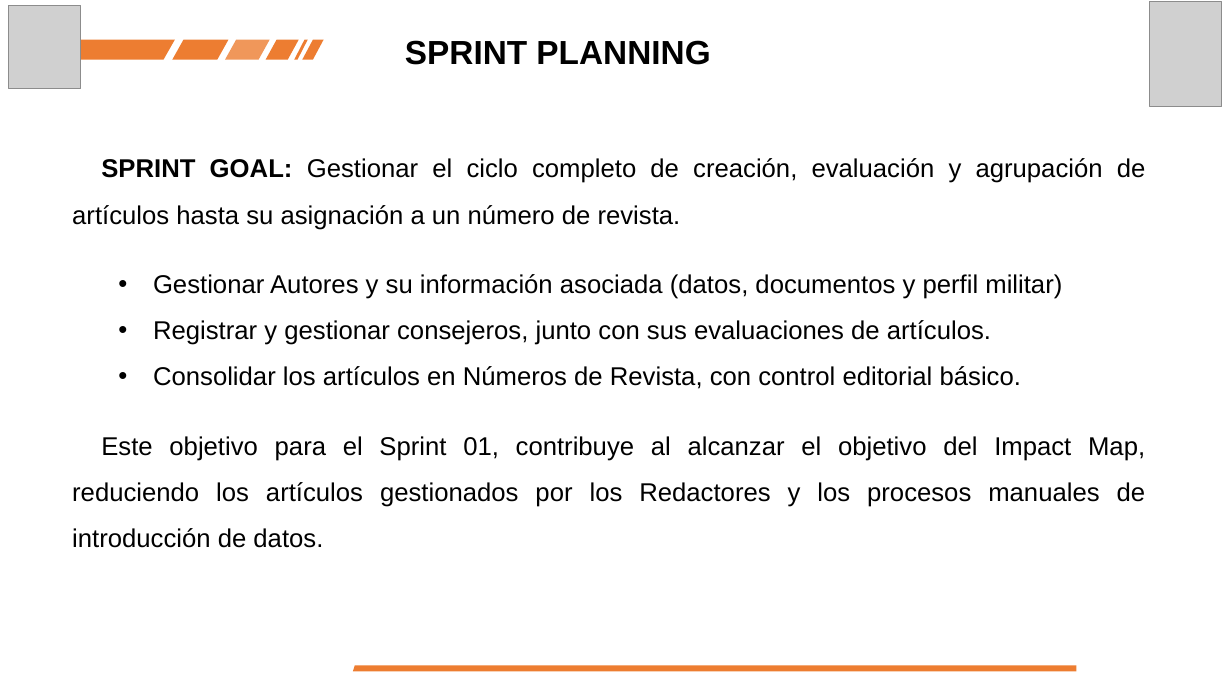
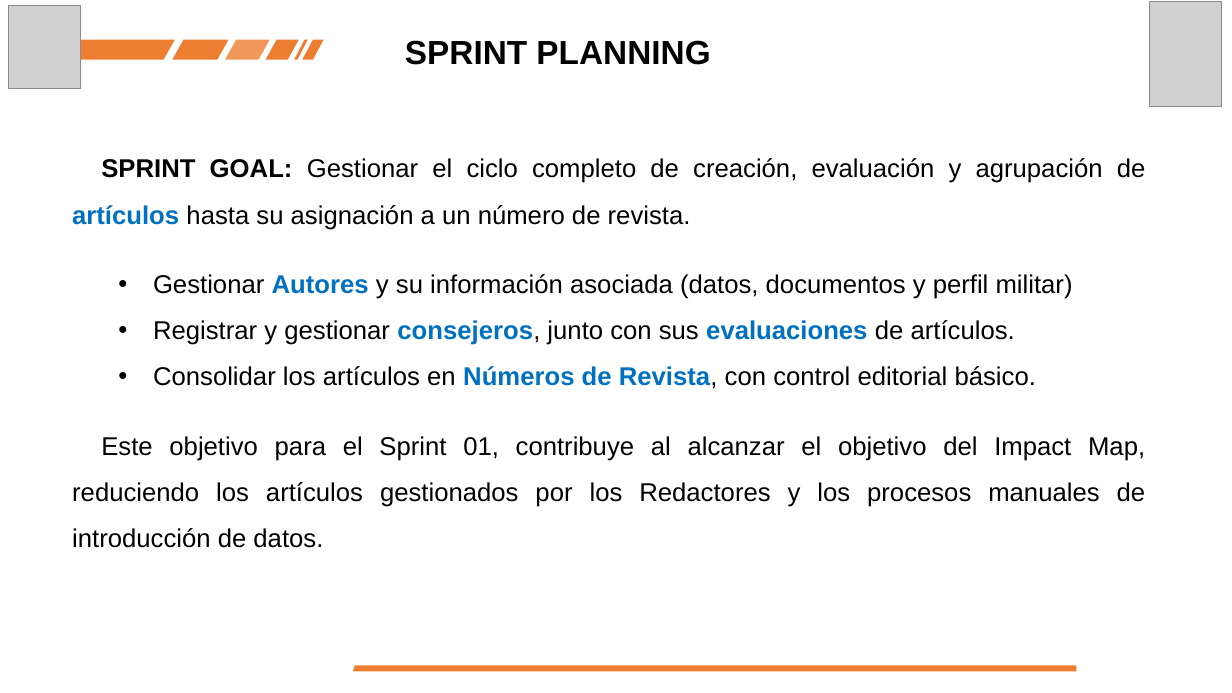
Before and after one commit to antrequenamartinez/Octubre_Revista_Ejercito_WIKI, a slide deck: slide 3 of Presentaciones/Sprint 01_Review.pptx. Drawn at 1232x693 pixels with LibreOffice and Linux fonts; fonts in the diff are those of the drawing; grey boxes stand for pictures. Boxes give left, top, right and bottom in pixels: in the first picture for what was removed or moved away, otherwise in the second. Text is boxed around its words. In the diff, an @@ line names an element or a change of style, - is before the commit and + after.

Commit message:
Revisión de presentación de Sprint 01.

```diff
--- a/Presentaciones/Sprint 01_Review.pptx
+++ b/Presentaciones/Sprint 01_Review.pptx
@@ text at box(72, 158, 1146, 389): text colour #000000 to #0070C0, bold on in "artículos", "Autores", "consejeros, evaluaciones", "Números de Revista," @@
```
Also in this commit, not shown: 1 other slide changed, 1 slide added.
